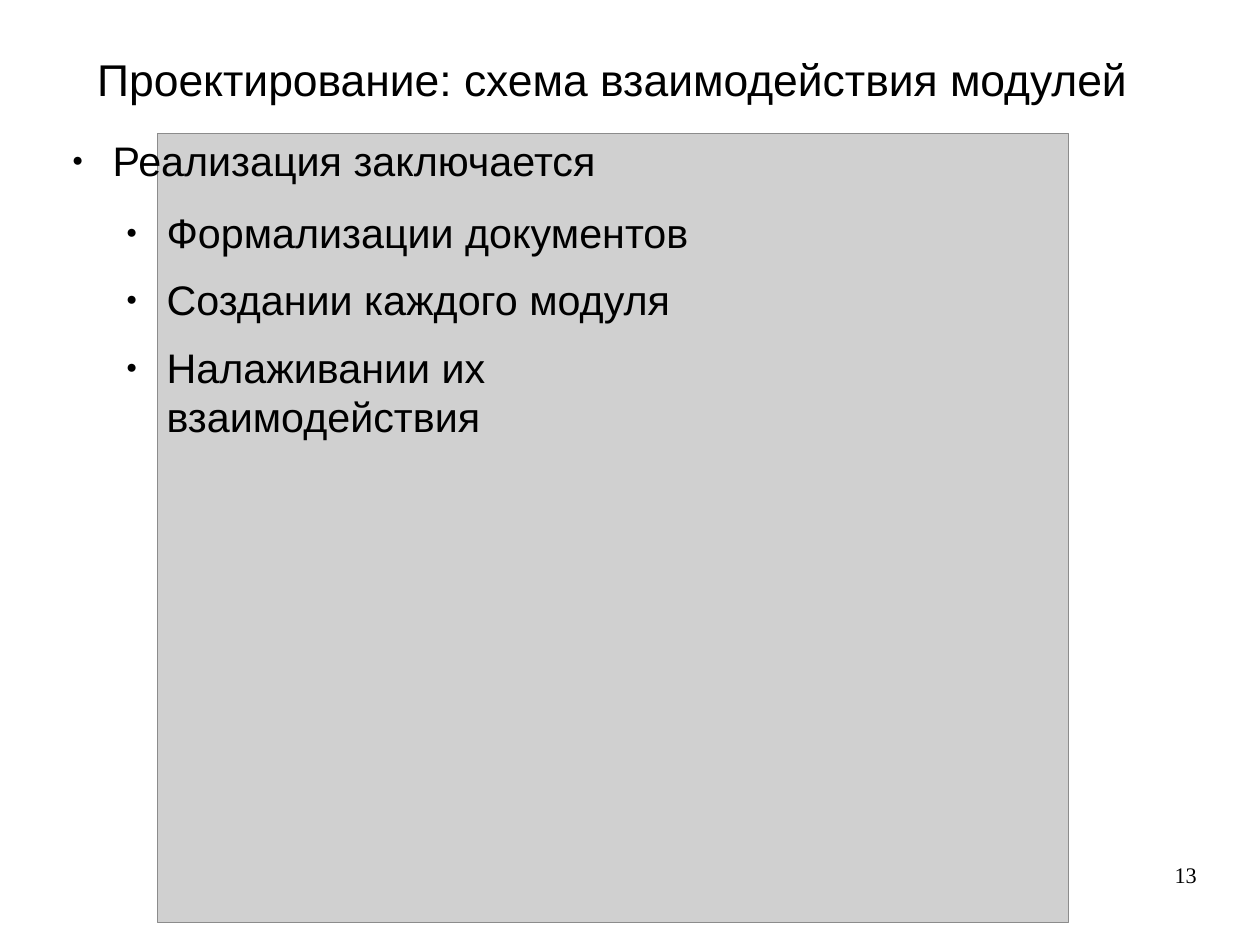
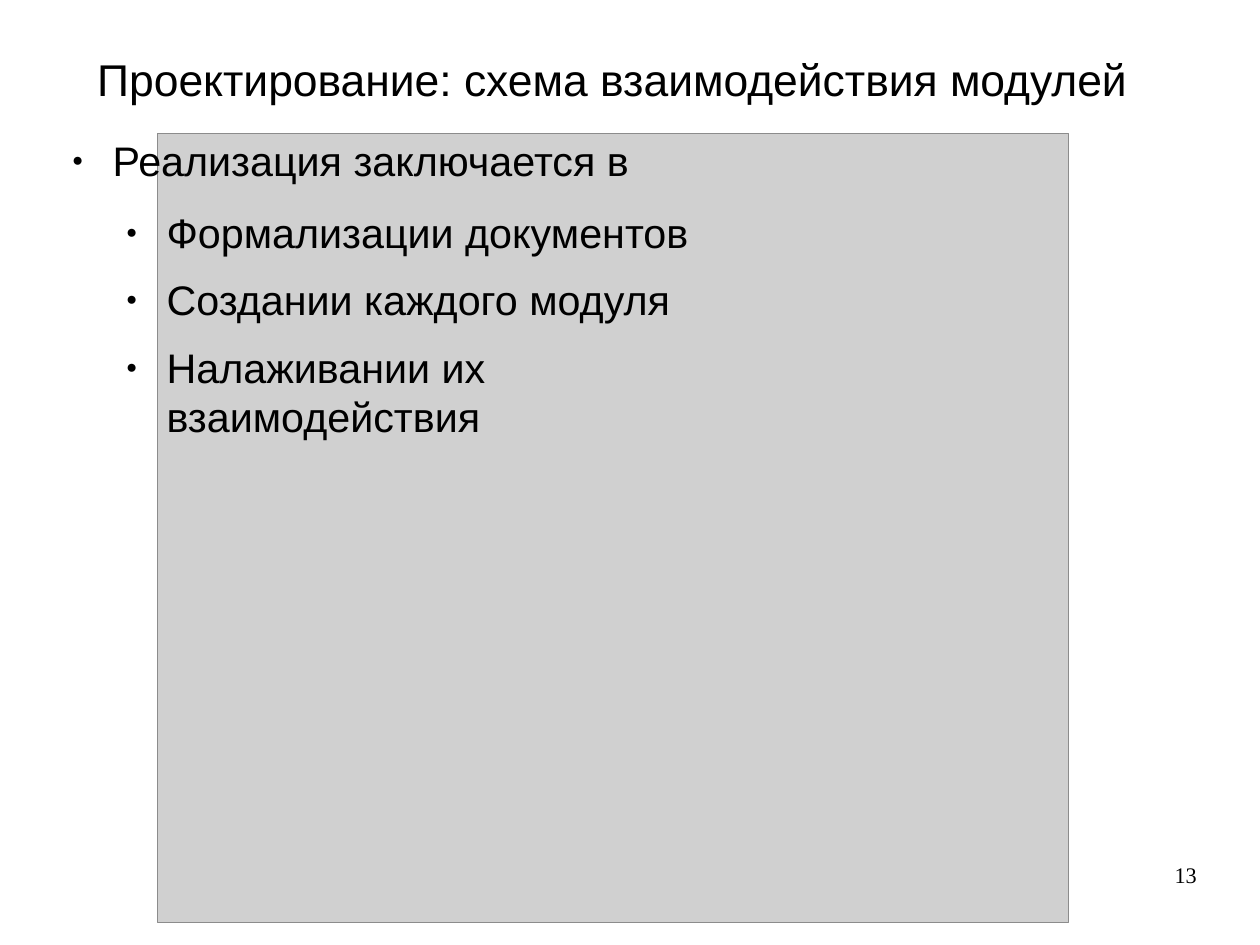
Before and after one commit to aeremenok/a-team-777, a slide deck: slide 13 of diploma/eav/diploma/demo.odp. Drawn at 1260x945 pixels with LibreOffice and Linux fonts; fonts in the diff are those of the drawing; grey boxes stand for pictures. Boxes give left, top, right and bottom in pixels: in the first picture for what was removed or moved away, otherwise in the second. Text is boxed around its words. In the diff, an @@ line names an element or a change of style, - is before the commit and + after.

```diff
--- a/diploma/eav/diploma/demo.odp
+++ b/diploma/eav/diploma/demo.odp
@@ text at (x1=113, y1=143, x2=629, y2=184): text changed @@
-● Реализация заключается
+● Реализация заключается в
```
Also in this commit, not shown: 7 other slides changed, 2 other files.
